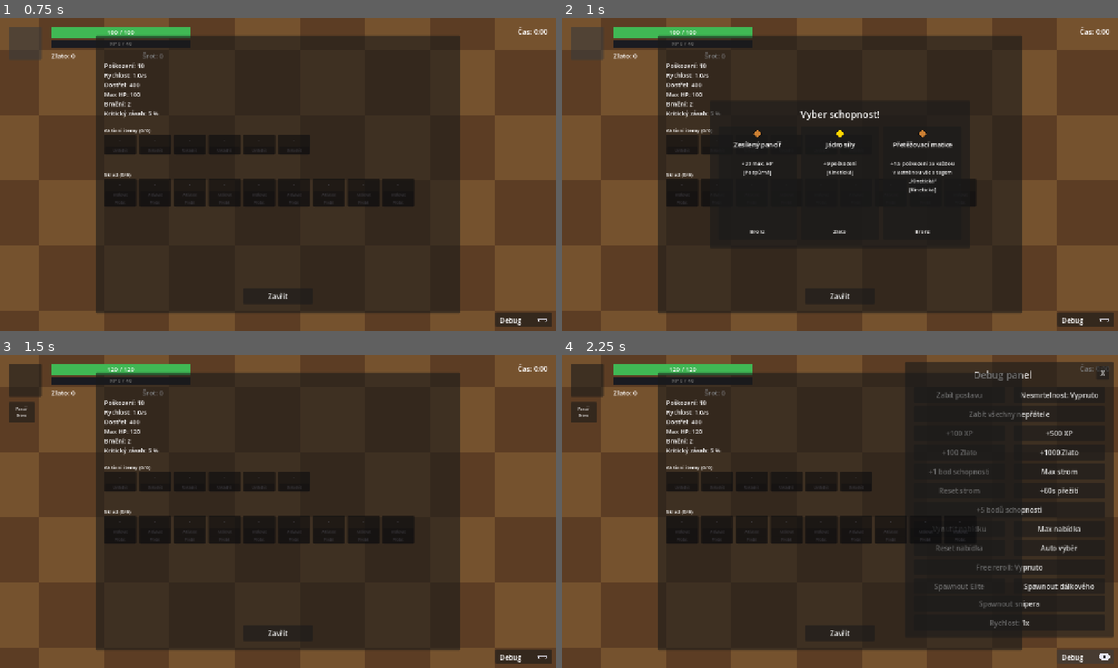
Above: before the commit, frames 1-4 (two rows, left to right).
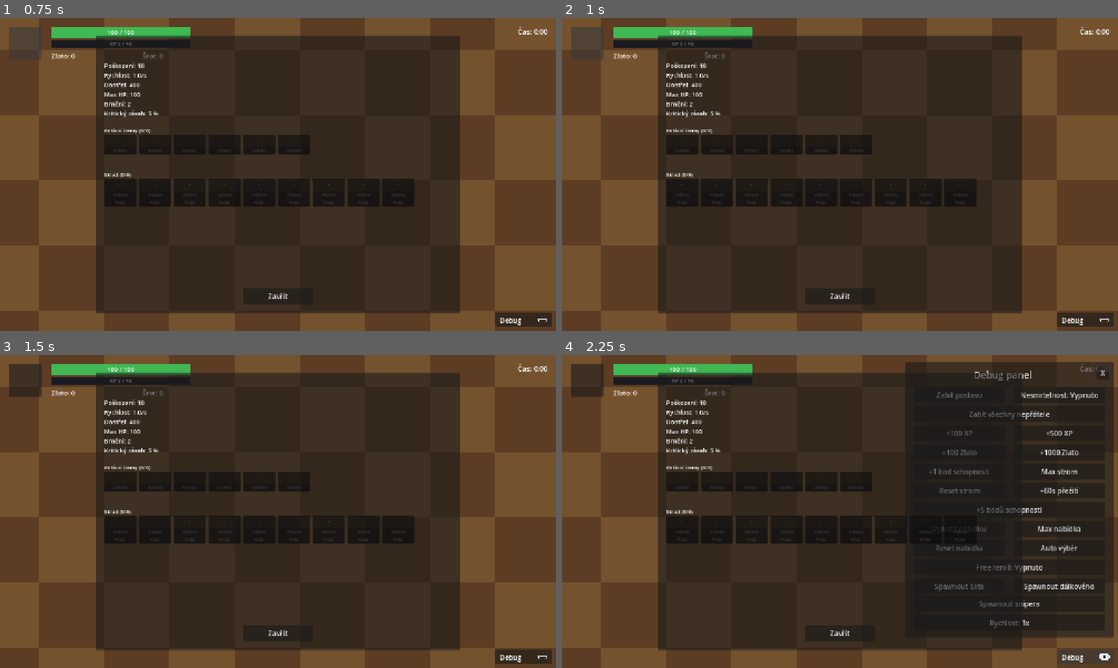
Above: after the commit, the same moments.

Repository: Wazzbi/auto-battler
Game: Godot game, scene res://scenes/main.tscn
The game is run twice, just before and just after one commit, with the same random seed, the same clock (stepped at 60 frames per second) and the same inputs.
Inputs (mouse positions are in pixels of both pictures, inside the frame that each line leads up to):
- Up to frame 1 (0.75 s): click (27, 43) at 0.5 s
- Up to frame 2 (1 s): no input
- Up to frame 3 (1.5 s): click (194, 520) at 1.25 s, where only the run before the commit has a clickable "Zesílený pancíř"
- Up to frame 4 (2.25 s): click "Debug" at 2 s

Frame 1 is identical in both runs. In frame 2, 5.9% of the frame differs, in the area x 26-72%, y 29-71%; in frame 3, 0.3%; in frame 4, 0.3%.

Commit message:
Zrušit vynucený výběr schopnosti hned po dopadu na začátku hry
player.gd's _on_landed() volal GameManager.begin_intro_ability_draft()
po dopadové animaci, což vynutilo přesně jednu náhodnou nabídku schopnosti
(AbilityDraftPanel) dřív, než hra vůbec začala. Teď volá finish_intro()
přímo - hra naběhne do State.PLAYING hned po doběhnutí kosmetických reakcí
na dopad, bez jakéhokoliv vynuceného výběru. První schopnost hráč dostane
úplně stejně jako každou další, přes běžný run-scoped level-up.

begin_intro_ability_draft() smazáno jako mrtvý kód, resolve_ability_draft()
ztratilo svou intro-specifickou větev (dovednostní strom se do intra
nezapojuje už od dřívějška, teď se nezapojují ani schopnosti).

Co-Authored-By: Claude Sonnet 5 <noreply@anthropic.com>

Diff:
--- a/scenes/player/player.gd
+++ b/scenes/player/player.gd
@@ -139,17 +139,15 @@
 	tween.tween_callback(_on_landed)
 
 
-## Po dopadu se hra NEROZBĚHNE rovnou - proběhne JEDEN intro krok, úvodní
-## nabídka SCHOPNOSTI (náhodný draft, viz GameManager.begin_intro_ability_
-## draft()/resolve_ability_draft()). Dovednostní strom se do intra od
-## 2026-09-26 vůbec nezapojuje (zpětná vazba - první bod schopnosti má hráč
-## dostat až na úrovni 2 jako běžný level-up, ne vynuceně před začátkem hry) -
-## resolve_ability_draft() zavolá GameManager.finish_intro() přímo, jakmile
-## se tahle nabídka vyřídí, takže se SkillTreePanel na začátku hry vůbec
-## neukáže. Panel se ale neukáže/nepozastaví HNED ani pro tenhle jeden krok -
-## nejdřív musí doběhnout dopadový prstenec, otřes kamery i squash tween (viz
-## níže), jinak by ta pauza tyhle kosmetické reakce na dopad "usekla" v
-## půlce (nahlášeno 2026-09-25).
+## STALE (2026-09-28, explicit user request "dej pryč ten první výběr
+## schopnosti co je po dopadu hráče do hry"): po dopadu už NEPROBÍHÁ žádný
+## intro krok - `GameManager.finish_intro()` se volá přímo, hra naběhne do
+## State.PLAYING hned, jakmile doběhnou kosmetické reakce na dopad (viz
+## níže). Dřív tu byla jedna vynucená úvodní nabídka SCHOPNOSTI
+## (`GameManager.begin_intro_ability_draft()`/`resolve_ability_draft()`,
+## smazáno spolu s touhle změnou) - první schopnost teď hráč dostane úplně
+## stejně jako každou další, přes běžný run-scoped level-up
+## (`GameManager._level_up()`), ne vynuceně před začátkem hry.
 func _on_landed() -> void:
 	var impact_effect: Node2D = _spawn_impact_effect()
 	landed.emit()
@@ -162,7 +160,7 @@
 	if impact_effect != null:
 		await get_tree().create_timer(impact_effect.duration).timeout
 
-	GameManager.begin_intro_ability_draft()
+	GameManager.finish_intro()
 
 
 func _spawn_impact_effect() -> Node2D:
--- a/scripts/autoload/game_manager.gd
+++ b/scripts/autoload/game_manager.gd
@@ -772,25 +772,9 @@
 		skill_points_changed.emit(pending_skill_points)
 
 
-## Zavolá hráč po dopadu úvodní "drop-in" animace (viz player.gd's
-## _on_landed()) - vyžádá první nabídku SCHOPNOSTI (náhodný draft) stejným
-## mechanismem jako konec vlny (pending_ability_drafts/
-## _try_offer_next_ability_draft()). Tohle je JEDINÝ intro krok - dovednostní
-## strom (skill_ranks/pending_skill_points) už se do intra vůbec nezapojuje
-## (2026-09-26 zpětná vazba - první bod schopnosti má hráč dostat až na
-## úrovni 2 jako běžný level-up, ne vynuceně před začátkem hry, viz
-## _level_up() a "Dovednostní strom" v CLAUDE.md). Hra zůstává ve State.INTRO
-## přes tenhle krok (pohyb hráče, spawn nepřátel atd. pořád nic nedělají, viz
-## jejich `state != State.PLAYING` guardy) - resolve_ability_draft() zavolá
-## finish_intro() přímo, jakmile se tahle nabídka vyřídí.
-func begin_intro_ability_draft() -> void:
-	pending_ability_drafts += 1
-	_try_offer_next_ability_draft()
-
-
 ## Run-scoped level-up nabízí SCHOPNOST (náhodný draft) přímo, na KAŽDÉ úrovni
-## - žádný interval/ramp, stejně jako begin_intro_ability_draft() výše (a jako
-## celý tenhle systém fungoval PŘED 2026-09-27 ranním kill-count/kosočtverec
+## - žádný interval/ramp, stejně jako celý tenhle systém fungoval PŘED
+## 2026-09-27 ranním kill-count/kosočtverec
 ## experimentem - "Lobby a meta-progrese" ho vrací zpátky na XP/úroveň, ať
 ## nabídka pořád sleduje, co hráč DĚLÁ /zabíjí a levelu je z XP zabíjení/, jen
 ## přes jinou metriku). Dovednostní strom (pending_skill_points/skill_ranks)
@@ -899,11 +883,6 @@
 	# fronta schopností doopravdy doběhla do prázdna.
 	if _shop_open_deferred:
 		_try_open_pending_shop()
-	# Úvodní nabídka schopnosti (viz begin_intro_ability_draft()) je JEDINÝ
-	# intro krok - jakmile fronta doběhne do prázdna, hra může rovnou naběhnout
-	# (dovednostní strom se do intra už nezapojuje, viz begin_intro_ability_draft()).
-	if state == State.INTRO and pending_ability_drafts <= 0:
-		finish_intro()
 	return true
 
 
@@ -1378,11 +1357,12 @@
 	return true
 
 
-## Přepne hru ze State.INTRO do State.PLAYING. Volá resolve_ability_draft(),
-## jakmile se úvodní nabídka SCHOPNOSTI (jediný intro krok, viz player.gd's
-## _on_landed() → begin_intro_ability_draft()) vyřídí - dovednostní strom se
-## do intra od 2026-09-26 už nezapojuje (první bod schopnosti přijde
-## normálně na úrovni 2 přes _level_up(), stejně jako každý další).
+## Přepne hru ze State.INTRO do State.PLAYING. STALE (2026-09-28): dřív ho
+## volal resolve_ability_draft(), jakmile se vyřídila JEDINÁ vynucená úvodní
+## nabídka SCHOPNOSTI - ta byla zrušená (explicit user request), takže teď
+## volá přímo player.gd's `_on_landed()`, jakmile doběhnou kosmetické reakce
+## na dopad (otřes kamery, squash tween, dopadový prstenec). Dovednostní
+## strom se do intra nezapojuje vůbec (od 2026-09-26) ani teď.
 func finish_intro() -> void:
 	if state == State.INTRO:
 		state = State.PLAYING
Not shown, changed: CLAUDE.md
